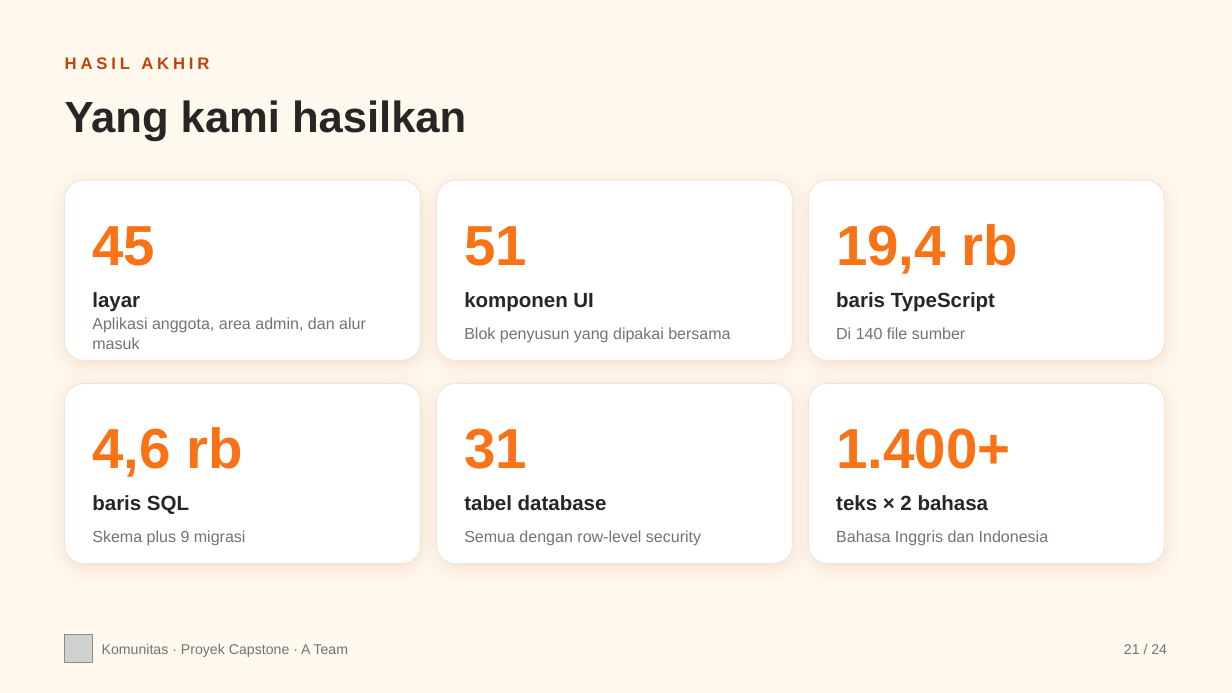
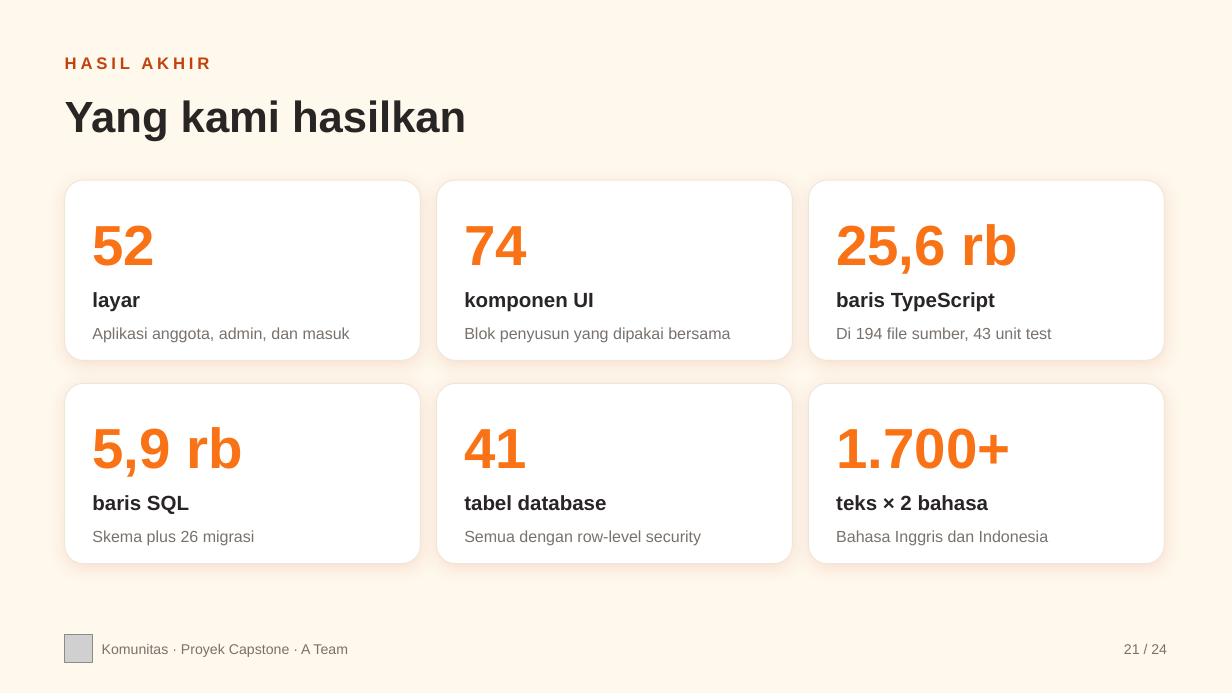
Before and after one commit to NebsPutra/Capstone-Dummy, a slide deck: slide 21 of flyer/PITCH DECK CAPSTONE.pptx. Drawn at 1232x693 pixels with LibreOffice and Linux fonts; fonts in the diff are those of the drawing; grey boxes stand for pictures. Boxes give left, top, right and bottom in pixels: in the first picture for what was removed or moved away, otherwise in the second. Text is boxed around its words. In the diff, an @@ line names an element or a change of style, - is before the commit and + after.

```diff
--- a/flyer/PITCH DECK CAPSTONE.pptx
+++ b/flyer/PITCH DECK CAPSTONE.pptx
@@ text at (92, 225, 155, 266): text changed @@
-45
+52
@@ text at (464, 226, 527, 265): text changed @@
-51
+74
@@ text at (836, 224, 1018, 274): text changed @@
-19,4 rb
+25,6 rb
@@ text at (92, 327, 350, 343): text changed @@
-Aplikasi anggota, area admin, dan alur masuk
+Aplikasi anggota, admin, dan masuk
@@ text at (836, 327, 1052, 341): text changed @@
-Di 140 file sumber
+Di 194 file sumber, 43 unit test
@@ text at (92, 427, 242, 477): text changed @@
-4,6 rb
+5,9 rb
@@ text at (464, 429, 527, 468): text changed @@
-31
+41
@@ text at (836, 428, 1010, 469): text changed @@
-1.400+
+1.700+
@@ text at (92, 530, 255, 546): text changed @@
-Skema plus 9 migrasi
+Skema plus 26 migrasi
```
Also in this commit, not shown: 6 other slides changed, 3 other files.
